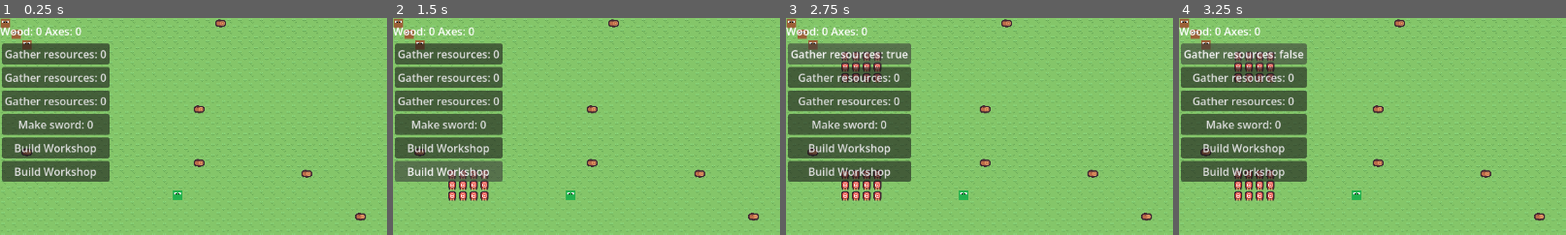
Above: before the commit, frames 1-4 (left to right).
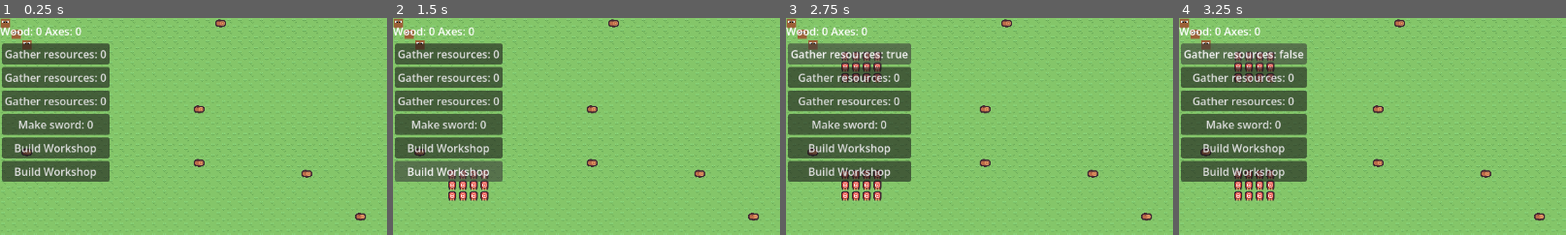
Above: after the commit, the same moments.

Repository: amandodaw/zd-prototype
Game: Godot game, scene res://scenes/world.tscn
The game is run twice, just before and just after one commit, with the same random seed, the same clock (stepped at 60 frames per second) and the same inputs.
Inputs:
- Up to frame 1 (0.25 s): no input
- Up to frame 2 (1.5 s): click "Build Workshop" at 0.5 s; click "Build Workshop" at 1.25 s
- Up to frame 3 (2.75 s): click "Gather resources: 0" at 2 s
- Up to frame 4 (3.25 s): click "Gather resources: true" at 2.75 s
The pictures show only the part of the screen within x 0-50%, y 0-50%; the shares and areas given below are measured in that part.

The runs differ from the first frame. In frame 1, 0.1% of the frame differs, in the area x 44-48%, y 79-84%; in frame 2, 0.1%; in frame 3, 0.1%; in frame 4, 0.1%.

Commit message:
Implementada build_action con cola de acciones y move_action

Diff:
--- /dev/null
+++ b/scripts/components/actions/build_action.gd
@@ -0,0 +1,49 @@
+class_name BuildAction
+extends Action
+
+func execute(entity : Entity, delta : float):
+	build(entity, delta)
+
+func build(entity: Entity, delta: float) -> void:
+	var city_comp = entity.get_component(AIComponent).city_comp
+	var build_order : BuildOrderComponent = city_comp.build_orders.get(entity.get_component(TargetComponent).target_pos)
+
+	if finished:
+		return
+	if !city_comp.tasks[city_comp.Tasks.BUILD]:
+		print("cancelando,", delta)
+		city_comp.wood_amount += build_order.cost
+		finish_build(entity)
+		return
+
+	if entity.get_component(PositionComponent).grid_pos == entity.get_component(TargetComponent).adyacent_target_pos:
+		entity.build_bar.visible = true
+		entity.build_bar.value = build_order.progress * 10
+
+		if build_order.progress >= build_order.needed:
+			build_order.progress = 0
+			place_building(entity, build_order)
+			city_comp.build_orders.erase(entity.get_component(TargetComponent).target_pos)
+			finish_build(entity)
+			return
+		build_order.progress += delta
+		return
+
+func place_building(entity : Entity, build_order : BuildOrderComponent) -> void:
+	var city_comp = entity.get_component(AIComponent).city_comp
+	for offset in build_order.form:
+		var target_cell = entity.get_component(TargetComponent).target_pos + offset
+		var atlas_coords = build_order.origin + offset
+
+		entity.elements_map.set_cell(target_cell, 0, atlas_coords)
+		if offset == Vector2i(2, 2):
+			#poner donde van los humanos a crear cosas. donde "ven el workshop"
+			city_comp.entities.set(target_cell, "workplace")
+			city_comp.astar.set_point_solid(target_cell, false)
+
+func finish_build(entity: Entity):
+	entity.get_component(AIComponent).current_job = CityComponent.Tasks.IDLE
+	entity.get_component(AIComponent).city_comp.reserved_tiles.erase(entity.get_component(TargetComponent).target_pos)
+	entity.get_component(TargetComponent).target_pos = GridUtils.INVALID
+	finished = true
+	entity.build_bar.visible = false
--- a/scripts/components/actions/move_action.gd
+++ b/scripts/components/actions/move_action.gd
@@ -2,37 +2,53 @@
 extends Action
 
 func execute(entity : Entity, delta : float):
-		follow_path(entity, delta)
+	if finished:
+		return
+	follow_path(entity, delta)
 
-func follow_path(entity : Entity, delta : float) ->void:
+func follow_path(entity : Entity, delta : float) -> void:
 	var path_comp = entity.get_component(PathComponent)
 	var move_comp = entity.get_component(MoveComponent)
-	var target_comp = entity.get_component(TargetComponent)
-	print("Target: ", target_comp.target_pos)
-	print("Adyacent: ", target_comp.adyacent_target_pos)
+	var pos_comp = entity.get_component(PositionComponent)
+
 	if path_comp.path.is_empty():
 		finished = true
 		return
-	if move_comp.speed_cont>=move_comp.speed:
-		move_comp.speed_cont=0
-		if entity.get_component(PositionComponent).grid_pos==path_comp.path[0]:
-			path_comp.path.pop_at(0)
+
+	#saltar nodo actual si coincide
+	if pos_comp.grid_pos == path_comp.path[0]:
+		path_comp.path.pop_at(0)
+		if path_comp.path.is_empty():
+			finished = true
+			return
+
+	if move_comp.speed_cont >= move_comp.speed:
+		move_comp.speed_cont = 0
 		move_to_path_point(entity)
 		return
+
 	move_comp.speed_cont += delta
 
 func move_to_path_point(entity : Entity):
 	var path_comp = entity.get_component(PathComponent)
+	var pos_comp = entity.get_component(PositionComponent)
 	var ai_comp = entity.get_component(AIComponent)
+
 	if path_comp.path.is_empty():
 		finished = true
 		return
-	ai_comp.city_comp.living_entities.erase(entity.get_component(PositionComponent).grid_pos)
 
-	entity.get_component(PositionComponent).grid_pos = path_comp.path[0]
-	entity.position = entity.get_component(PositionComponent).grid_pos*GridUtils.TILE_SIZE
+	var next_pos = path_comp.path.pop_at(0)
 
-	ai_comp.city_comp.living_entities.set(entity.get_component(PositionComponent).grid_pos, self)
+	ai_comp.city_comp.living_entities.erase(pos_comp.grid_pos)
+
+	pos_comp.grid_pos = next_pos
+	entity.position = next_pos * GridUtils.TILE_SIZE
+
+	ai_comp.city_comp.living_entities.set(next_pos, entity)
+
+	if path_comp.path.is_empty():
+		finished = true
 
 # ------------------------------------------------
 # MOVE
--- a/scripts/human.gd
+++ b/scripts/human.gd
@@ -62,6 +62,7 @@
 	get_component(TargetComponent).target_pos = GridUtils.INVALID
 	current_job = city_comp.Tasks.IDLE
 	path.clear()
+	get_component(PathComponent).path.clear()
 
 # ------------------------------------------------
 # GATHER
--- a/scripts/systems/action_system.gd
+++ b/scripts/systems/action_system.gd
@@ -2,7 +2,7 @@
 
 func update(delta : float, entities: Array[Entity]):
 	for e in entities:
-		var plan_comp = e.get_component(PlanComponent)
+		var plan_comp : PlanComponent = e.get_component(PlanComponent)
 		if not plan_comp:
 			continue
 
@@ -18,5 +18,4 @@
 		action.execute(e, delta)
 
 		if action.is_finished():
-			print("terminé de moverme")
 			plan_comp.current_action = null
--- a/scripts/systems/ai_system.gd
+++ b/scripts/systems/ai_system.gd
@@ -16,9 +16,14 @@
 		if ai_comp.current_job != city_comp.Tasks.IDLE and city_comp.tasks[ai_comp.current_job]:
 			return
 		if city_comp.tasks[city_comp.Tasks.BUILD] and !city_comp.build_orders.is_empty():
-			plan.plan.clear()
-			plan.plan.append(MoveAction.new())
-			#ai_comp.current_job = city_comp.Tasks.BUILD
+			ai_comp.current_job = city_comp.Tasks.BUILD
+
+			var has_order = tar.target_pos in city_comp.build_orders.keys()
+
+			if has_order and plan.plan.is_empty() and plan.current_action == null:
+				plan.plan.append(MoveAction.new())
+				plan.plan.append(BuildAction.new())
+
 			return
 		if city_comp.tasks[city_comp.Tasks.MAKE] and !city_comp.make_orders.is_empty():
 			ai_comp.current_job = city_comp.Tasks.MAKE
--- a/scripts/systems/target_system.gd
+++ b/scripts/systems/target_system.gd
@@ -20,11 +20,16 @@
 			if city_comp.wood_amount < build_order.cost:
 				print("not enough wood")
 				return false
+			if build_order_pos in city_comp.reserved_tiles:
+				print("orden ya asignada")
+				return false
 			city_comp.wood_amount -= build_order.cost
+
 			entity.get_component(TargetComponent).target_pos = build_order_pos
 			entity.get_component(TargetComponent).adyacent_target_pos = entity.choose_adjacent(build_order_pos)
-			#añadir reserve_target?
-			city_comp.build_orders.erase(build_order_pos)
+
+			print("posicion del target de construccion: ", entity.get_component(TargetComponent).target_pos)
+			#city_comp.build_orders.erase(build_order_pos)
 			reserve_target(entity)
 			#set_astar_path()
 			return true
--- a/scripts/world.gd
+++ b/scripts/world.gd
@@ -45,7 +45,7 @@
 
 		spawn_human(Vector2(i*GridUtils.TILE_SIZE, i*GridUtils.TILE_SIZE))
 
-	spawn_zombie(Vector2(16*GridUtils.TILE_SIZE, 16*GridUtils.TILE_SIZE))
+	#spawn_zombie(Vector2(16*GridUtils.TILE_SIZE, 16*GridUtils.TILE_SIZE))
 
 	ai_system = AISystem.new()
 	target_system = TargetSystem.new()
Not shown, added: scripts/components/actions/build_action.gd.uid
